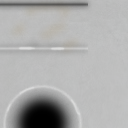
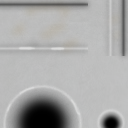
Two versions of the same layered image (128×128). Layer-by-layer changes:
added group "RadialEngine_1" with 6 layers above "Engine_1" over [96, 0, 128, 128]
added layer "Hole" (1st of 2, in "RadialEngine_1") in group "RadialEngine_1" over [96, 108, 125, 128]
added layer "High 1" (1st of 2, in "RadialEngine_1") in group "RadialEngine_1" over [96, 0, 127, 128]
added layer "Low 2" (1st of 2, in "RadialEngine_1") in group "RadialEngine_1" over [115, 0, 128, 61]
added layer "Low 1" (1st of 2, in "RadialEngine_1") in group "RadialEngine_1" over [120, 0, 127, 56]
added layer "Grime 3" (1st of 2, in "RadialEngine_1") (15%) in group "RadialEngine_1" over [104, 7, 128, 46]
added layer "Grime 1" (1st of 2, in "RadialEngine_1") (20%) in group "RadialEngine_1" over [104, 0, 121, 56]
